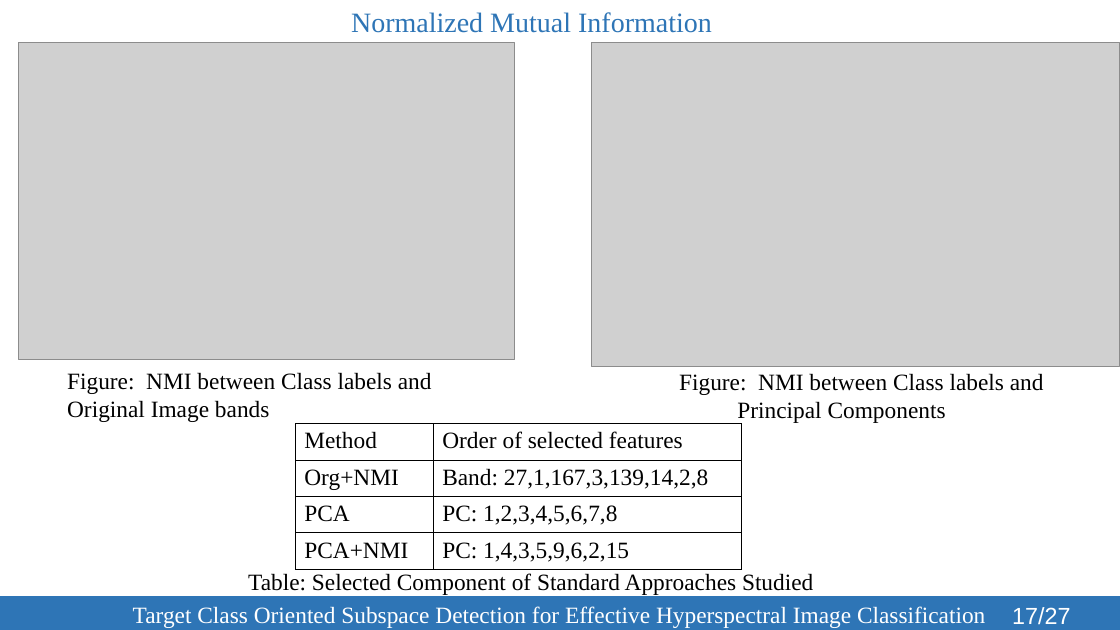
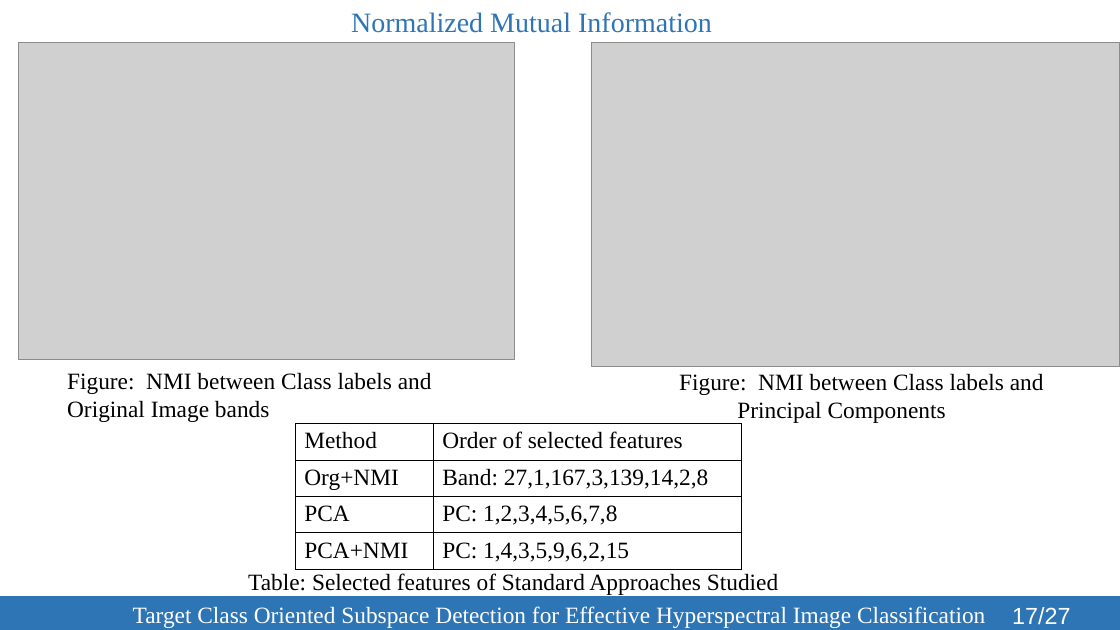
Before and after one commit to SleepyBrain/Remote-Sensing, a slide deck: slide 17 of Presentation/TCOSD-123086.pptx. Drawn at 1120x630 pixels with LibreOffice and Linux fonts; fonts in the diff are those of the drawing; grey boxes stand for pictures. Boxes give left, top, right and bottom in pixels: in the first picture for what was removed or moved away, otherwise in the second. Text is boxed around its words. In the diff, an @@ line names an element or a change of style, - is before the commit and + after.

```diff
--- a/Presentation/TCOSD-123086.pptx
+++ b/Presentation/TCOSD-123086.pptx
@@ text at <box>248,573,778,595</box>: text changed @@
-Table: Selected Component of Standard Approaches Studied
+Table: Selected features of Standard Approaches Studied
```
Also in this commit, not shown: 7 other slides changed, 1 other file.
